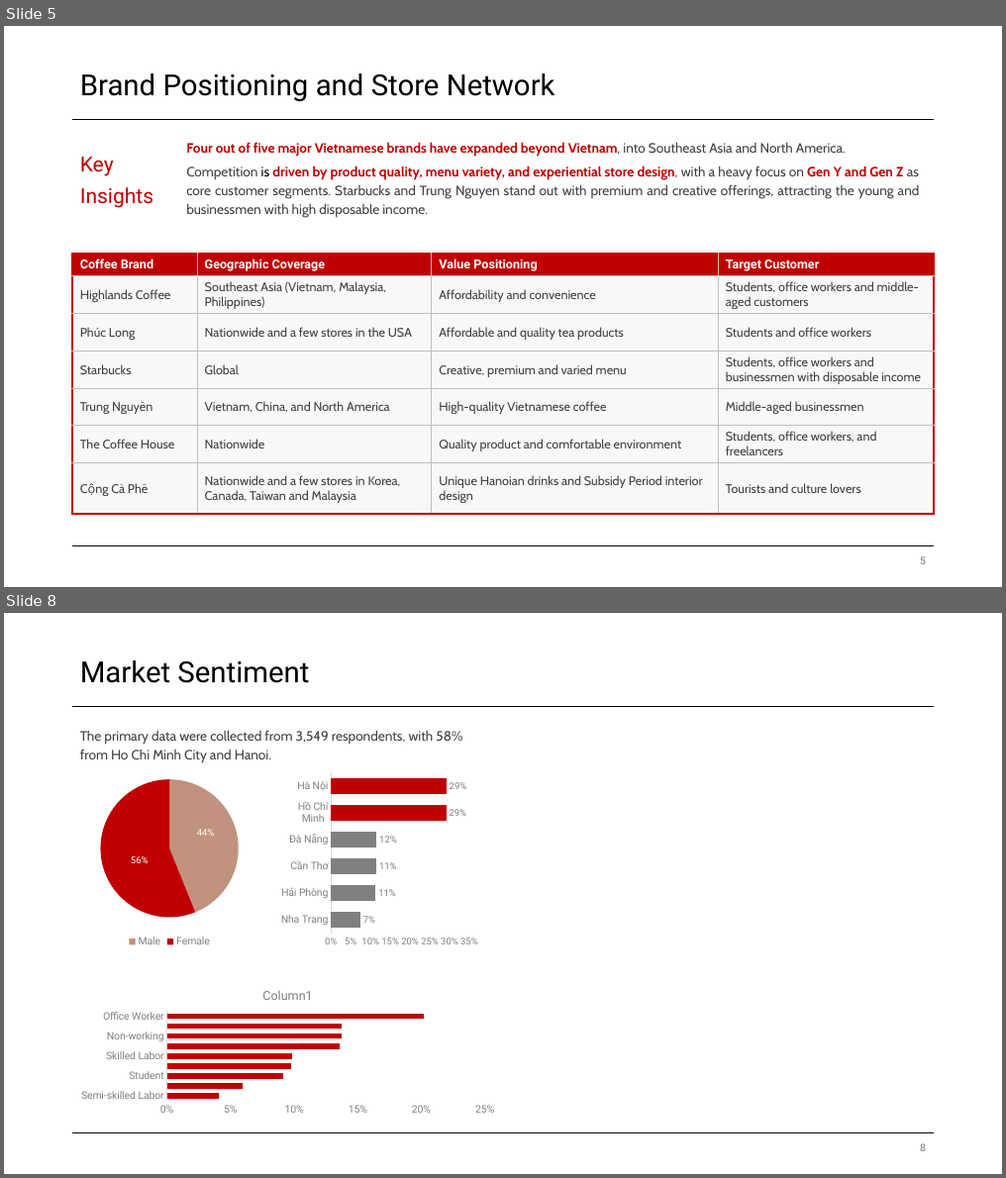
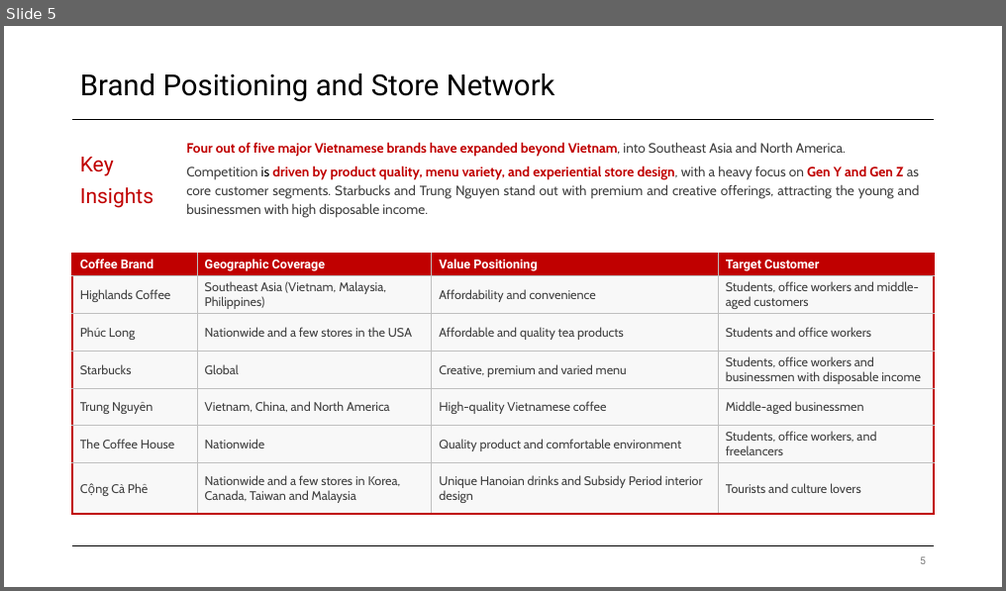
Before and after one commit to Truong2003-tqd/Highlands-Customer-Analysis, a slide deck: Power BI Report/Highlands Report.pptx. Shown one above the other, each under a label of ours: slides 5 and 8 before the commit, slide 5 after it; the slides between them are not shown. The pictures are 1006x1178 and 1006x591 pixels, drawn with LibreOffice and Linux fonts; fonts in the diff are those of the drawing. Boxes give left, top, right and bottom in pixels: in the first picture for what was removed or moved away, otherwise in the second. Text is boxed around its words. In the diff, an @@ line names an element or a change of style, - is before the commit and + after.

```diff
--- a/Power BI Report/Highlands Report.pptx
+++ b/Power BI Report/Highlands Report.pptx
@@ slide 8 removed at [4, 613, 1002, 1174], background #FFFFFF; not listed: 2 template elements that a slide beside it also shows @@
@@ title removed at [80, 661, 309, 683] @@
-Market Sentiment
@@ text removed at [80, 730, 462, 763] @@
-The primary data were collected from 3,549 respondents, with 58% from Ho Chi Minh City and Hanoi.
@@ pie chart removed at [62, 769, 277, 952] @@
-categories: Male, Female
-Series 1: 0.44, 0.56
@@ bar chart removed at [277, 769, 482, 952] @@
-categories: Nha Trang, Hải Phòng, Cần Thơ, Đà Nẵng, Hồ Chí Minh, Hà Nội
-Series 1: 0.07, 0.11, 0.11, 0.12, 0.29, 0.29
@@ bar chart removed at [73, 979, 503, 1119] @@
-title "Column1"
-categories: Semi-skilled Labor, Professional Roles, Student, Artist, Broker & Freelancer, Skilled Labor, SME Business Owner, Non-working, Unskilled Labor, Office Worker
-Column1: 0.041, 0.059, 0.092, 0.098, 0.098, 0.136, 0.137, 0.138, 0.202
@@ page number removed at [920, 1144, 926, 1152] @@
-8
```
Also in this commit, not shown: 2 slides changed, 4 slides added, 1 other slide removed, 8 other files.
